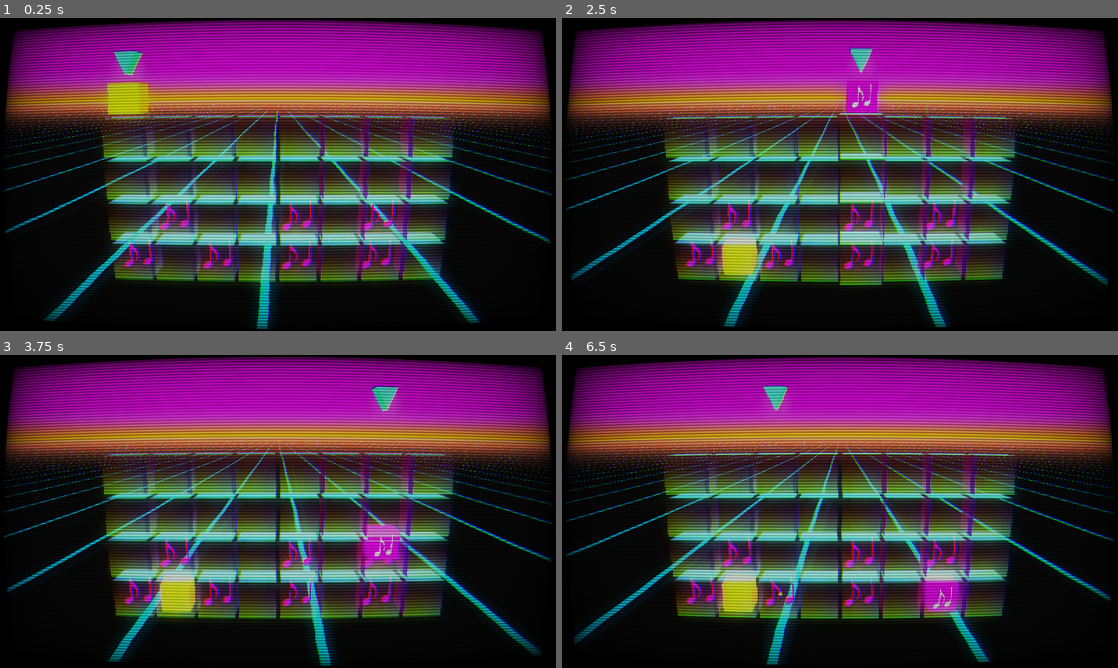
Above: before the commit, frames 1-4 (two rows, left to right).
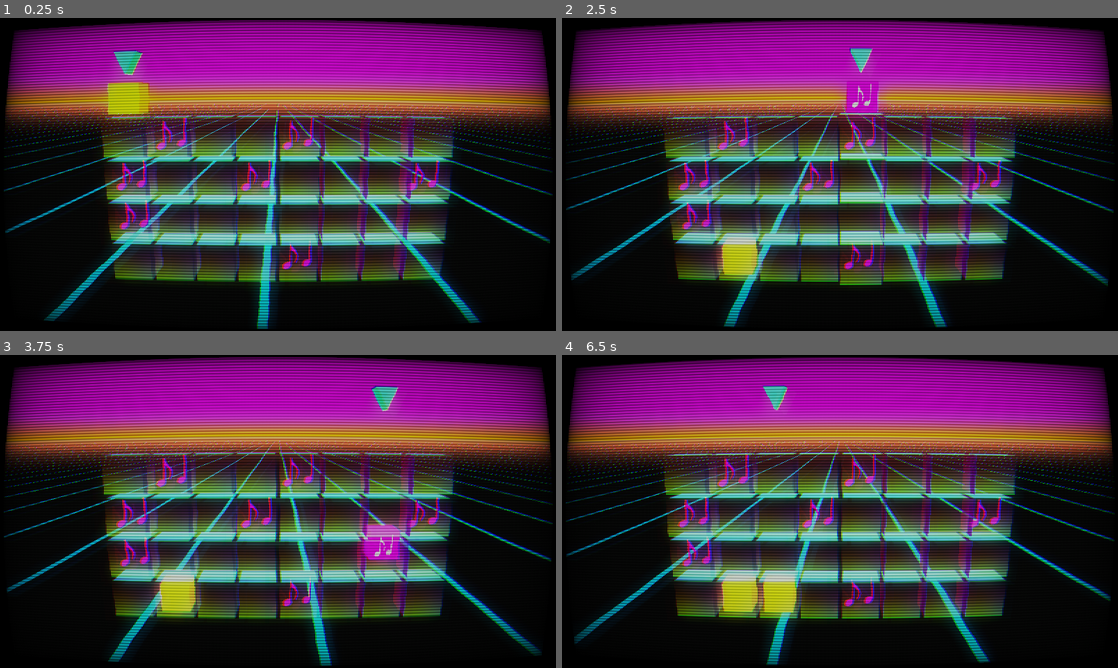
Above: after the commit, the same moments.

Repository: Lumbi/GMTK2024
Game: Godot game, scene res://play.tscn
Two runs of this game, one before a commit and one after it. Both use one fixed random seed, a clock stepped at 60 frames per second and the inputs below.
Inputs:
- Up to frame 1 (0.25 s): no input
- Up to frame 2 (2.5 s): tap Space (drop) at 0.6, 1.35, 2.1 s
- Up to frame 3 (3.75 s): tap Space (drop) at 2.85, 3.6 s
- Up to frame 4 (6.5 s): tap Space (drop) at 4.35, 5.1, 5.85 s

The runs differ from the first frame. In frame 1, 3.6% of the frame differs, in the area x 19-81%, y 31-82%; in frame 2, 3.7%; in frame 3, 3.4%; in frame 4, 5.1%, in the area x 19-81%, y 31-84%.

Commit message:
wow

Diff:
--- a/lane.gd
+++ b/lane.gd
@@ -8,6 +8,6 @@
 		slot.index = x
 		slot.lane_index = index
 
-func hit_beat(i: int) -> void:
-	var slot: Node3D = get_child(i)
-	slot.hit_beat()
+func hit_beat(loop_index, beat_index: int) -> void:
+	var slot: Node3D = get_child(beat_index)
+	slot.hit_beat(loop_index)
--- a/note.gd
+++ b/note.gd
@@ -1,27 +1,35 @@
 extends Node3D
 
-@onready var C0_1: AudioStream = preload("res://audio/C0_1.wav")
-@onready var C0_2: AudioStream = preload("res://audio/C0_2.wav")
-@onready var C0_3: AudioStream = preload("res://audio/C0_3.wav")
-@onready var C0_4: AudioStream = preload("res://audio/C0_4.wav")
-@onready var C1_1: AudioStream = preload("res://audio/C1_1.wav")
-@onready var C1_2: AudioStream = preload("res://audio/C1_2.wav")
-@onready var C1_3: AudioStream = preload("res://audio/C1_3.wav")
-@onready var C1_4: AudioStream = preload("res://audio/C1_4.wav")
-@onready var C2_1: AudioStream = preload("res://audio/C2_1.wav")
+@onready var bass_p1: AudioStream = preload("res://audio/song/GMTK2024-bass-p1.wav")
+@onready var bass_p2: AudioStream = preload("res://audio/song/GMTK2024-bass-p2.wav")
+@onready var bass_p3: AudioStream = preload("res://audio/song/GMTK2024-bass-p3.wav")
+@onready var bass_p4: AudioStream = preload("res://audio/song/GMTK2024-bass-p4.wav")
 
-@export var key: StringName = "C1_1"
+@onready var synth_a_1: AudioStream = preload("res://audio/song/GMTK2024-synth-a-1.wav")
+@onready var synth_a_23: AudioStream = preload("res://audio/song/GMTK2024-synth-a-23.wav")
+@onready var synth_a_4: AudioStream = preload("res://audio/song/GMTK2024-synth-a-4.wav")
+@onready var synth_a_567: AudioStream = preload("res://audio/song/GMTK2024-synth-a-567.wav")
+@onready var synth_a_8: AudioStream = preload("res://audio/song/GMTK2024-synth-a-8.wav")
 
-func play() -> void:
-	match key:
-		"C0_1": $Audio.stream = C0_1
-		"C0_2": $Audio.stream = C0_2
-		"C0_3": $Audio.stream = C0_3
-		"C0_4": $Audio.stream = C0_4
-		"C1_1": $Audio.stream = C1_1
-		"C1_2": $Audio.stream = C1_2
-		"C1_3": $Audio.stream = C1_3
-		"C1_4": $Audio.stream = C1_4
-		"C2_1": $Audio.stream = C2_1
+@export var keyA: StringName
+@export var keyB: StringName
+
+func play(loop_index: int) -> void:
+	var keyToMatch: StringName
+	if loop_index % 2 == 0:
+		keyToMatch = keyA
+	else:
+		keyToMatch = keyB
+
+	match keyToMatch:
+		"BASS1": $Audio.stream = bass_p1
+		"BASS2": $Audio.stream = bass_p2
+		"BASS3": $Audio.stream = bass_p3
+		"BASS4": $Audio.stream = bass_p4
+		"SYNTHA1": $Audio.stream = synth_a_1
+		"SYNTHA2": $Audio.stream = synth_a_23
+		"SYNTHA4": $Audio.stream = synth_a_4
+		"SYNTHA5": $Audio.stream = synth_a_567
+		"SYNTHA8": $Audio.stream = synth_a_8
 		_: pass
 	$Audio.play()
--- a/play.gd
+++ b/play.gd
@@ -6,6 +6,7 @@
 var current_hover_block: Node3D
 var queue_spawn_hover_block: bool = false
 var current_beat_index: int = 0
+var current_loop_index: int = 0
 var beat_time: float = 0
 var beat_duration: float
 var beat_leading_acceptance_threshold_ratio: float = 0.20
@@ -26,16 +27,27 @@
 
 	_spawn_hover_block()
 
+ 	# BASS
+	lane1.get_child(0).spawn_note("BASS1", "BASS3")
+	lane0.get_child(4).spawn_note("BASS2", "BASS4")
+
+	# SYNTH
+	lane2.get_child(0).spawn_note("SYNTHA1", "SYNTHA1")
+	lane3.get_child(1).spawn_note("SYNTHA2", "SYNTHA2")
+	lane2.get_child(3).spawn_note("SYNTHA4", "SYNTHA4")
+	lane3.get_child(4).spawn_note("SYNTHA5", "SYNTHA5")
+	lane2.get_child(7).spawn_note("SYNTHA8", "SYNTHA8")
+
 	# TEST
-	lane0.get_child(0).spawn_note("C0_2")
-	lane0.get_child(2).spawn_note("C0_3")
-	lane0.get_child(4).spawn_note("C0_4")
-	lane0.get_child(6).spawn_note("C0_4")
+	#lane0.get_child(0).spawn_note("C0_2")
+	#lane0.get_child(2).spawn_note("C0_3")
+	#lane0.get_child(4).spawn_note("C0_4")
+	#lane0.get_child(6).spawn_note("C0_4")
 
-	lane1.get_child(1).spawn_note("C0_4")
+	#lane1.get_child(1).spawn_note(" C0_4")
 	# lane1.get_child(2).spawn_note("C1_2")
-	lane1.get_child(4).spawn_note("C1_3")
-	lane1.get_child(6).spawn_note("C1_2")
+	#lane1.get_child(4).spawn_note("C1_3")
+	#lane1.get_child(6).spawn_note("C1_2")
 
 	pass
 
@@ -74,6 +86,7 @@
 	current_beat_index += 1
 	if (current_beat_index >= 8):
 		current_beat_index = 0
+		current_loop_index += 1
 
 	# Move the arrow
 	beat_arrow.move_to_beat_index(current_beat_index)
@@ -87,7 +100,7 @@
 
 	# Lane beat
 	for lane in lanes:
-		lane.hit_beat(current_beat_index)
+		lane.hit_beat(current_loop_index, current_beat_index)
 
 func _spawn_hover_block(queue: bool = false) -> void:
 	if queue && !queue_spawn_hover_block:
@@ -101,9 +114,9 @@
 
 	var block_scene: PackedScene
 	var random = randf()
-	if note_is_available && random > 0.5:
+	if note_is_available && random > 0.3:
 		block_scene = note_block_scene
-	elif random < 0.1:
+	elif random < 0.2:
 		block_scene = bomb_block_scene
 	else:
 		block_scene = normal_block_scene
@@ -124,7 +137,7 @@
 				if y == 0:
 					return true # exit early if on bottom lane
 				var below_slots_all_occupied = true
-				for by in range(y-1, 0, -1):
+				for by in range(y-1, -1, -1):
 					var below_lane = lanes[by]
 					var below_block = below_lane.get_child(x)
 					if below_block.is_empty():
--- a/play.tscn
+++ b/play.tscn
@@ -6,7 +6,7 @@
 [ext_resource type="Script" path="res://beat_arrow.gd" id="3_e8bs5"]
 [ext_resource type="Shader" path="res://grid.gdshader" id="5_413fk"]
 [ext_resource type="Shader" path="res://crt.gdshader" id="6_ohr5e"]
-[ext_resource type="AudioStream" uid="uid://d3o5ri8qrd3rf" path="res://audio/GMTK2024.wav" id="7_5233g"]
+[ext_resource type="AudioStream" uid="uid://ce0i2wwussryr" path="res://audio/song/GMTK2024-beat.wav" id="7_6cwqp"]
 
 [sub_resource type="ProceduralSkyMaterial" id="ProceduralSkyMaterial_ptk4i"]
 sky_top_color = Color(0.573551, 0.0276981, 1, 1)
@@ -97,6 +97,6 @@
 offset_right = 1280.0
 offset_bottom = 721.0
 
-[node name="AudioStreamPlayer" type="AudioStreamPlayer" parent="."]
-stream = ExtResource("7_5233g")
+[node name="BGM" type="AudioStreamPlayer" parent="."]
+stream = ExtResource("7_6cwqp")
 autoplay = true
--- a/slot.gd
+++ b/slot.gd
@@ -12,18 +12,19 @@
 func has_note() -> bool:
 	return note != null
 
-func spawn_note(key: StringName) -> void:
+func spawn_note(keyA: StringName, keyB: StringName) -> void:
 	note = note_scene.instantiate()
-	note.key = key
+	note.keyA = keyA
+	note.keyB = keyB
 	add_child(note)
 
-func hit_beat() -> void:
+func hit_beat(loop_index: int) -> void:
 	$AnimationPlayer.current_animation = "slot_beat_anim"
 	$AnimationPlayer.play()
 
 	if assigned_block:
 		if note && assigned_block.get_meta("type") == "note":
-			note.play()
+			note.play(loop_index)
 		else:
 			match assigned_block.get_meta("type"):
 				"bomb": _bomb_blow_around()
Not shown, added: audio/song/GMTK2024-bass-p1.wav.import
Not shown, added: audio/song/GMTK2024-bass-p2.wav.import
Not shown, added: audio/song/GMTK2024-bass-p3.wav.import
Not shown, added: audio/song/GMTK2024-bass-p4.wav.import
Not shown, added: audio/song/GMTK2024-bass.wav.import
Not shown, added: audio/song/GMTK2024-beat.wav.import
Not shown, added: audio/song/GMTK2024-synth-a-1.wav.import
Not shown, added: audio/song/GMTK2024-synth-a-23.wav.import
Not shown, added: audio/song/GMTK2024-synth-a-4.wav.import
Not shown, added: audio/song/GMTK2024-synth-a-567.wav.import
Not shown, added: audio/song/GMTK2024-synth-a-8.wav.import
Not shown, added: audio/song/GMTK2024-synth.wav.import
(and 12 more such lines)
